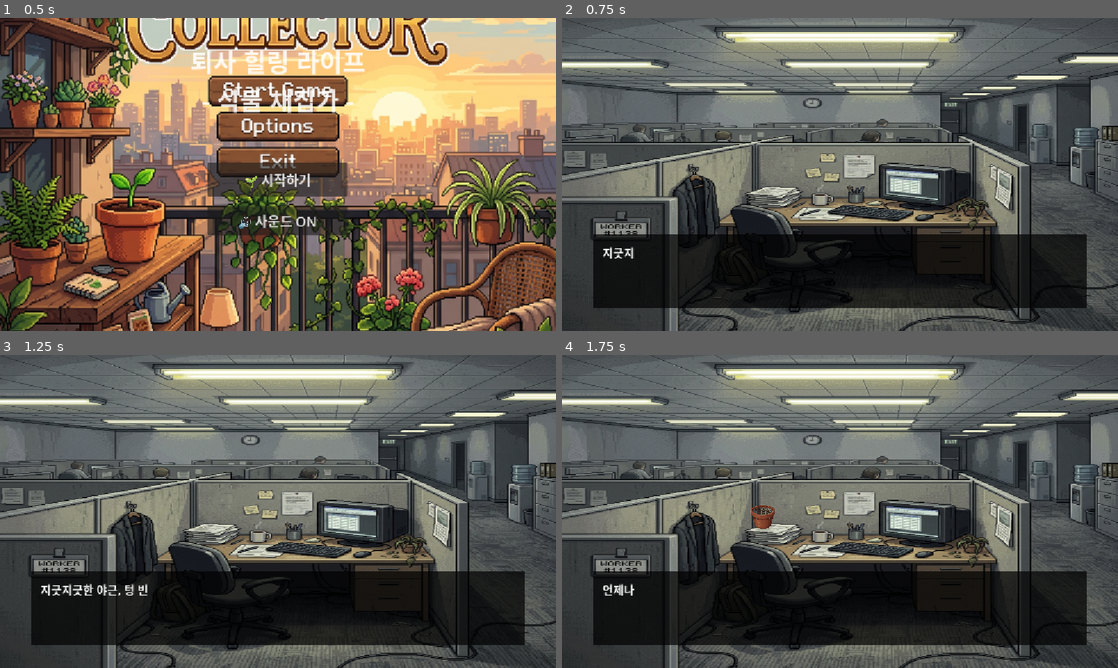
Above: before the commit, frames 1-4 (two rows, left to right).
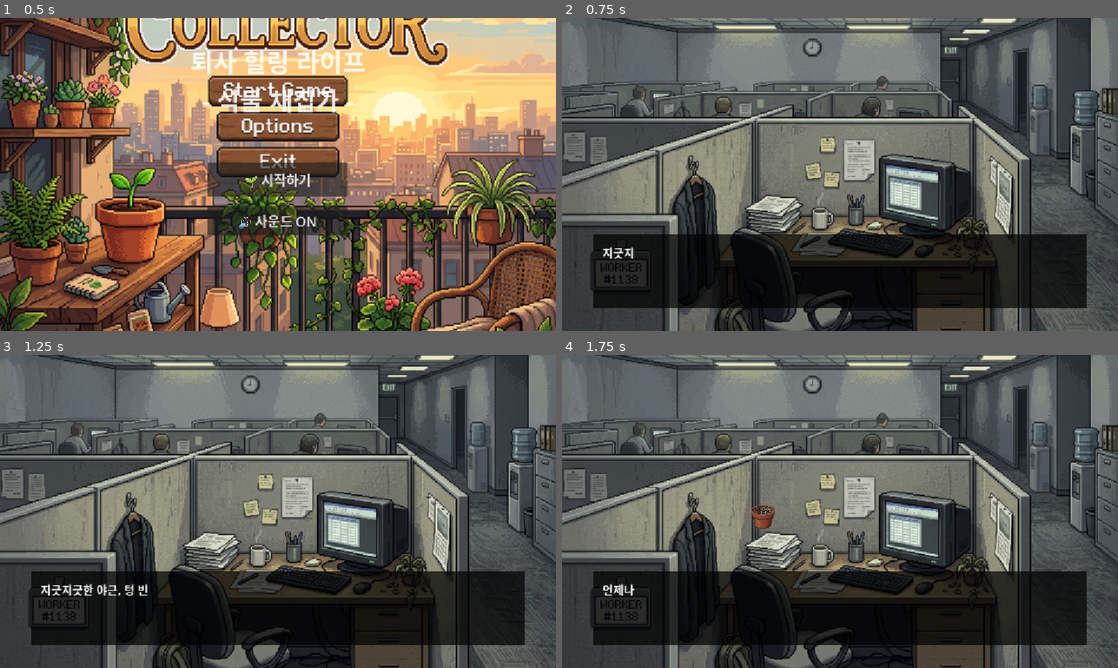
Above: after the commit, the same moments.

Repository: 9959930-code/plant-collector-game
Game: Godot game, scene res://Scenes/TitleScreen.tscn
Same seed, same stepped clock (60 frames per second), same inputs: the game is played once before the commit and once after it.
Inputs (mouse positions are in pixels of both pictures, inside the frame that each line leads up to):
- Up to frame 1 (0.5 s): no input
- Up to frame 2 (0.75 s): click "🌱 시작하기" at 0.5 s
- Up to frame 3 (1.25 s): no input
- Up to frame 4 (1.75 s): tap Enter at 1.25, 1.35 s; move the mouse to (962, 495) at 1.27 s; click (962, 495) at 1.42 s; tap Space at 1.52 s

Frame 1 is identical in both runs. In frame 2, 42% of the frame differs, in the area x 0-100%, y 0-100%; in frame 3, 42%; in frame 4, 42%.

Commit message:
🐛 전체 에러 수정: 씬 파일 정합성 + 리소스 참조 버그 해결
- OpeningScene.tscn: bg_street_placeholder → bg_office.png 교체 (핵심 버그)
- OpeningScene.tscn: plant_placeholder → plant_soil.png 교체
- OpeningScene.tscn: Background stretch_mode=6 추가 (이미지 깨짐 방지)
- OpeningScene.tscn: PlantImage 초기 visible=false (텍스처 null 크래시 방지)
- OpeningScene.gd: texture=null → visible=false로 안전하게 변경
- TitleScreen.tscn: load_steps 2→3 수정
- FieldExplore.tscn: load_steps 2→3 수정
- MainGame.tscn: Background stretch_mode=6 추가

Diff:
--- a/Scenes/MainGame.tscn
+++ b/Scenes/MainGame.tscn
@@ -10,6 +10,7 @@
 offset_right = 1152.0
 offset_bottom = 648.0
 texture = ExtResource("2_bg")
+stretch_mode = 6
 
 [node name="UI" type="CanvasLayer" parent="."]
 
--- a/Scenes/OpeningScene.tscn
+++ b/Scenes/OpeningScene.tscn
@@ -1,8 +1,8 @@
 [gd_scene load_steps=5 format=3 uid="uid://c53nd8l7y15e0"]
 
 [ext_resource type="Script" path="res://Scripts/OpeningScene.gd" id="1_xxx"]
-[ext_resource type="Texture2D" uid="uid://bg_street" path="res://Assets/Images/bg_street_placeholder.png" id="2_xxx"]
-[ext_resource type="Texture2D" uid="uid://plant" path="res://Assets/Images/plant_placeholder.png" id="3_xxx"]
+[ext_resource type="Texture2D" uid="uid://bg_office" path="res://Assets/Images/bg_office.png" id="2_bg"]
+[ext_resource type="Texture2D" uid="uid://plant_soil" path="res://Assets/Images/plant_soil.png" id="3_plant"]
 
 [sub_resource type="ParticleProcessMaterial" id="ParticleProcessMaterial_xxx"]
 particle_flag_disable_z = true
@@ -23,7 +23,8 @@
 [node name="Background" type="TextureRect" parent="."]
 offset_right = 1152.0
 offset_bottom = 648.0
-texture = ExtResource("2_xxx")
+texture = ExtResource("2_bg")
+stretch_mode = 6
 
 [node name="RainParticles" type="GPUParticles2D" parent="."]
 position = Vector2(576, -50)
@@ -36,7 +37,8 @@
 position = Vector2(576, 324)
 
 [node name="PlantImage" type="Sprite2D" parent="PlantContainer"]
-texture = ExtResource("3_xxx")
+visible = false
+texture = ExtResource("3_plant")
 
 [node name="DialogueBox" type="ColorRect" parent="."]
 offset_left = 64.0
@@ -58,7 +60,7 @@
 grow_vertical = 2
 theme_override_colors/font_color = Color(1, 1, 1, 1)
 theme_override_font_sizes/font_size = 24
-text = "테스트 텍스트"
+text = ""
 autowrap_mode = 3
 
 [node name="ClickPrompt" type="Label" parent="DialogueBox"]
--- a/Scripts/OpeningScene.gd
+++ b/Scripts/OpeningScene.gd
@@ -38,7 +38,7 @@
 	# 초기 씬: 사무실
 	rain_particles.emitting = false
 	background.texture = tex_office
-	plant_image.texture = null # 초반엔 화분 안보임
+	plant_image.visible = false # 초반엔 화분 안보임
 
 	type_timer.connect("timeout", Callable(self, "_on_type_timer_timeout"))
 	show_line()
@@ -74,6 +74,7 @@
 	if current_line_index == 2:
 		# [사무실] 키보드 왼쪽 흰색 종이 위
 		# 이미지상 (370, 530) → 뷰포트 (416, 336)
+		plant_image.visible = true
 		plant_image.texture = tex_soil
 		plant_image.scale = Vector2(0.12, 0.12)
 		plant_container.position = Vector2(416, 336)
Not shown, added: Assets/Images/bg_field.png.import
Not shown, added: Assets/Images/bg_title.png.import
Not shown: 1 places in Scenes/FieldExplore.tscn that only renumber resources
Not shown: 1 places in Scenes/TitleScreen.tscn that only renumber resources
Not shown, added: Scripts/AdMobManager.gd.uid
Not shown, added: Scripts/FieldExplore.gd.uid
Not shown, added: Scripts/TitleScreen.gd.uid
